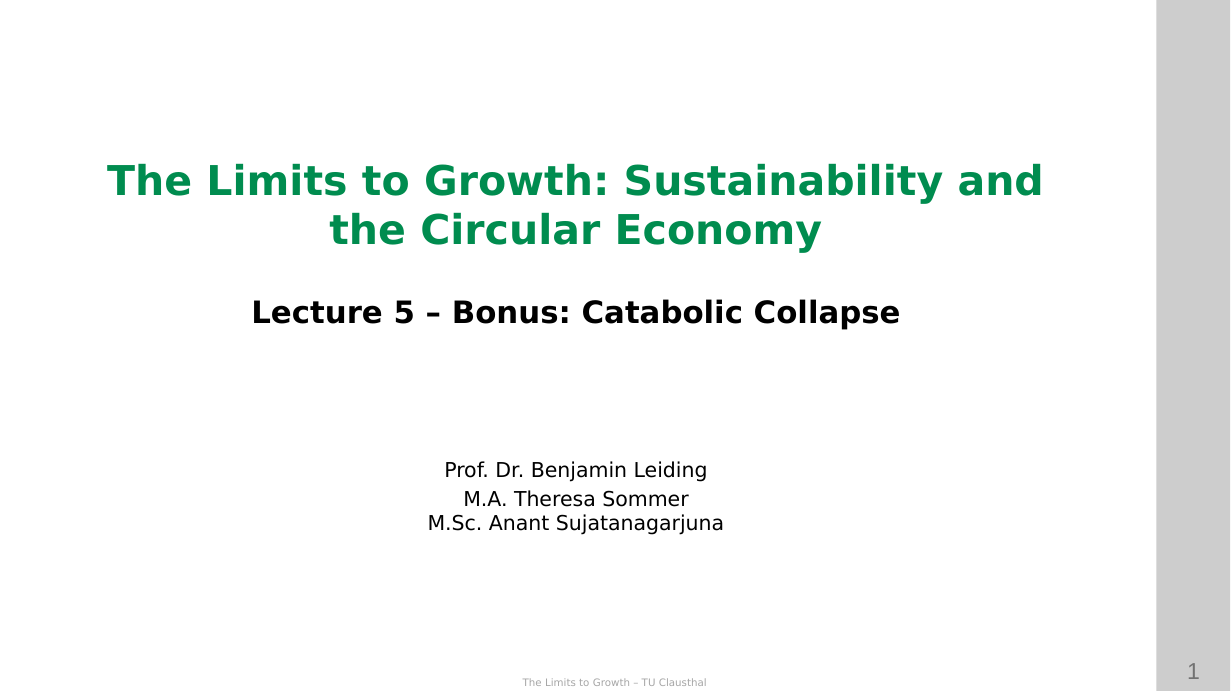
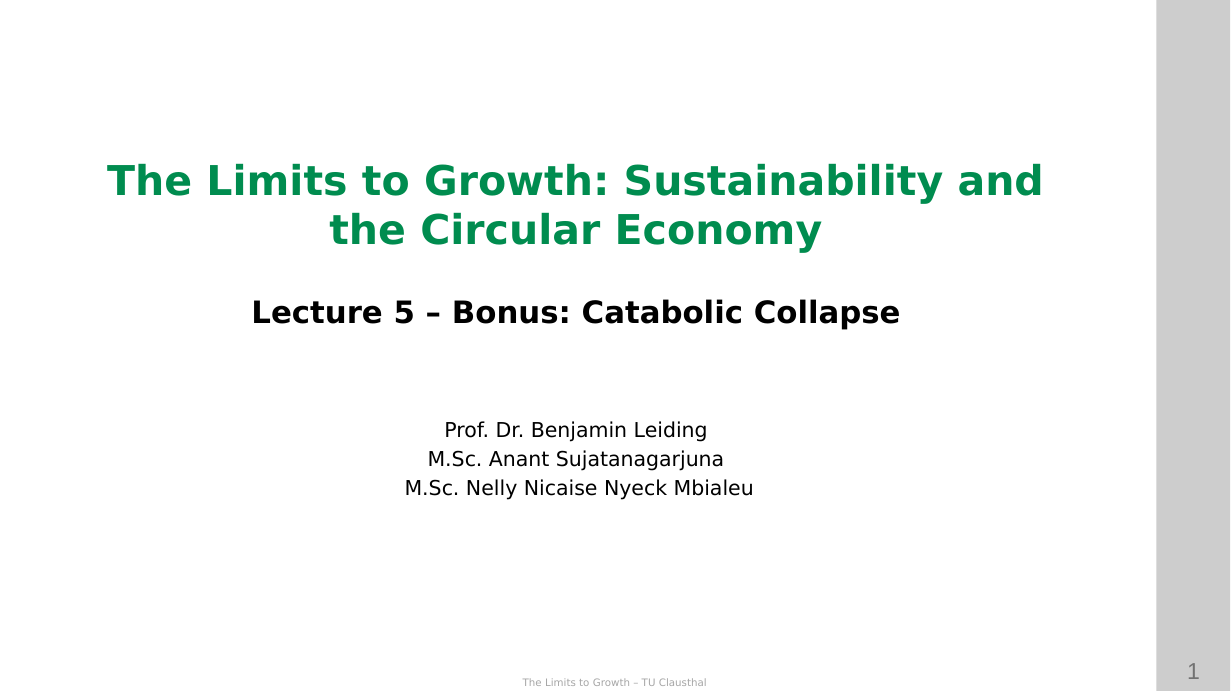
Before and after one commit to ETCE-LAB/teaching-material, a slide deck: slide 1 of The-Limits-to-Growth/LTG-L05b-Bonus-Collapse.pptx. Drawn at 1232x693 pixels with LibreOffice and Linux fonts; fonts in the diff are those of the drawing; background and template pictures are left out. Boxes give left, top, right and bottom in pixels: in the first picture for what was removed or moved away, otherwise in the second. Text is boxed around its words. In the diff, an @@ line names an element or a change of style, - is before the commit and + after.

```diff
--- a/The-Limits-to-Growth/LTG-L05b-Bonus-Collapse.pptx
+++ b/The-Limits-to-Growth/LTG-L05b-Bonus-Collapse.pptx
@@ text at <box>405,450,754,500</box>: text changed @@
-M.A. Theresa Sommer
-M.Sc. Anant Sujatanagarjuna
+M.Sc. Anant Sujatanagarjuna
+M.Sc. Nelly Nicaise Nyeck Mbialeu
```
Also in this commit, not shown: 19 other files.
